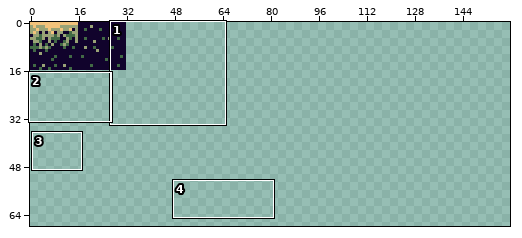
Pixel-art file -- art/tiles.aseprite. Above, an overview of the earlier version with the close-up marked.
Close-up. Before the edit:
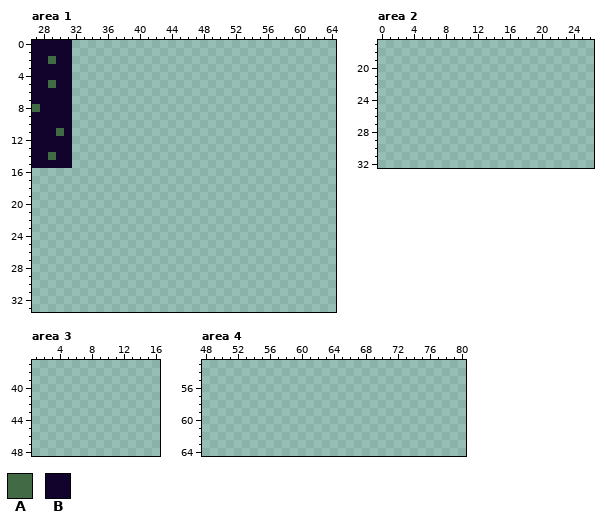
160x144 pixels, 1 frame. Shown: area 1: x 27..64, y 0..33; area 2: x 0..26, y 17..32; area 3: x 1..16, y 37..48; area 4: x 48..80, y 53..64. The wide view leaves out empty margins. The commit also changed other parts of the picture, which this record leaves out.
Palette (. is transparent): A #426a45  B #11032c
Pixels before, area 1, first column x 27:
 0 BBBBB
 1 BBBBB
 2 BBABB
 3 BBBBB
 4 BBBBB
 5 BBABB
 6 BBBBB
 7 BBBBB
 8 ABBBB
 9 BBBBB
10 BBBBB
11 BBBAB
12 BBBBB
13 BBBBB
14 BBABB
15 BBBBB
The same view after the edit:
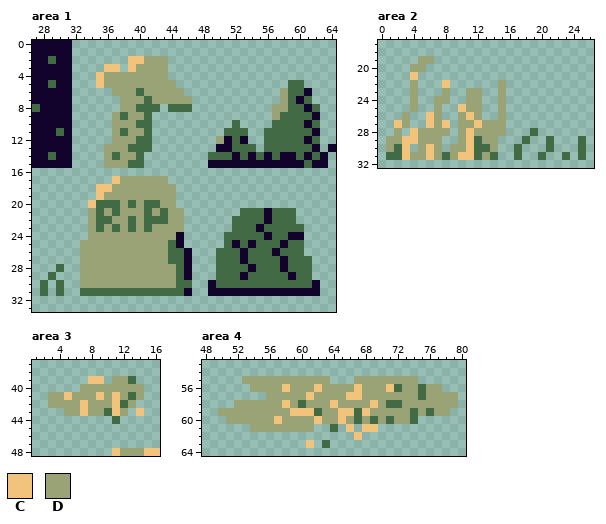
Colours new in this view: C #f2c37b  D #99a376
Change:
Changed rows in their new state; - is an unchanged pixel.
Area 1:
first column x 28:
 2 -----------CCDDD---------------------
 3 --------CC-CDDDD---------------------
 4 -------CDDDDDDDD---------------------
 5 -------CDDDDDDDDD--------------AA----
 6 ---------DDDADDDDD------------DAAB---
 7 ----------DDDADDDDD-----------DABA---
 8 ----------DDAAA-AAA----------DDAABA--
 9 ---------DADDA---------------DAAAAB--
10 ---------DDDAA----------A----AAAABA--
11 ---------DADDA---------AAA--AAAAAAB--
12 ---------DDDAA--------DBAB--AAAAABA--
13 --------DDDAAA--------BBAAA-AAAAAAB-B
14 --------DADDA--------AAABABABABBABAB-
15 --------DDDAA--------BBBBBBBBBBBBABB-
17 ---------CDDDDDD---------------------
18 -------CCDDDDDDDD--------------------
19 -------CDDDDDDDDD--------------------
20 ------CAAADADAADD--------------------
21 ------DADADDDADADD-------AAABAAA-----
22 ------DAADDADAAADD------AAAABAAA-----
23 ------DADADADADDDD------AAABAAAAA----
24 ------DDDDDDDDDDDB-----AAAAABAABB----
25 -----DDDDDDDDDDDAB-----ABABAAABAA----
26 -----DDDDDDDDDDDAAB---AAABAAABAAA----
27 -----DDDDDDDDDDDAAB---AAABAAAABAAA---
28 --A--DDDDDDDDDDDDAB---AAAABAAABAAA---
29 -A---DDDDDDDDDDDDAB---AAABAAAAABAA---
30 A-A--DDDDDDDDDDDDAA--BAAAAAAAAAAAAB--
31 A-A--AAAAAAAAAAAAAB--BBBBBBBBBBBBBB--
Area 2:
first column x 1:
19 ----DD-------------------
20 ---DD--------------------
21 ---C---------------------
22 ---D---C------D----------
23 ---D---D--DD--D----------
24 ---D--DD--DD--D----------
25 ---D--D--CDD--D----------
26 --D--CD--DCD--D----------
27 -CD--CDC-DDCDDD----------
28 -D-CDDDD-DCDDDD---A------
29 DDCCDDD--DCADD---A--A---A
30 DAC-DCD-DDCAAD--A---A---A
31 AACDDCDADCCADA--A--A--A-A
Area 3:
first column x 3:
39 -----CC-DDA-
40 ----DDDDDDDD
41 DDCDDDCDCDAD
42 DDDDCDDDCAD-
43 --DDCDDACD-C
44 --------A---
first column x 11:
48 CDDDCC
Area 4:
first column x 50:
55 ---DDDDDDDDDDD---DDDDDDDD-----
56 ----DDDDCDDDCDDDDCDDDCADDADD--
57 ------DDDDDCDDDDCCDDDDDDDADDDD
58 --DDDDDDCDADDDCDDDDCDAADDDDDDD
59 DDDDDDDDDCCCADDCCACDDDDDADADD-
60 -DDDDDDCDDDDCDDCDADADADDA-----
61 ----DDDDDDDD--A-C-CC----------
62 -----------------C------------
63 -----------C-A----------------
